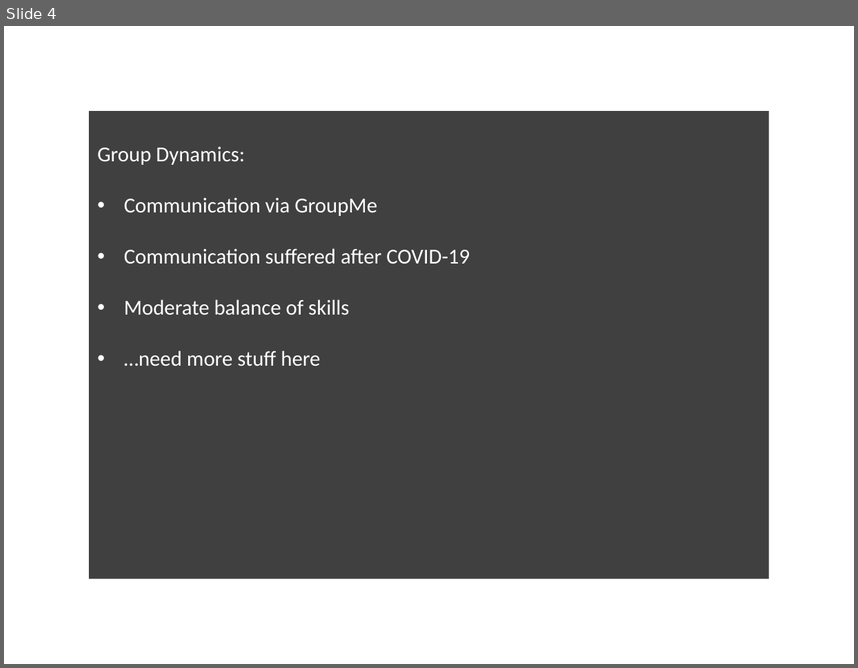
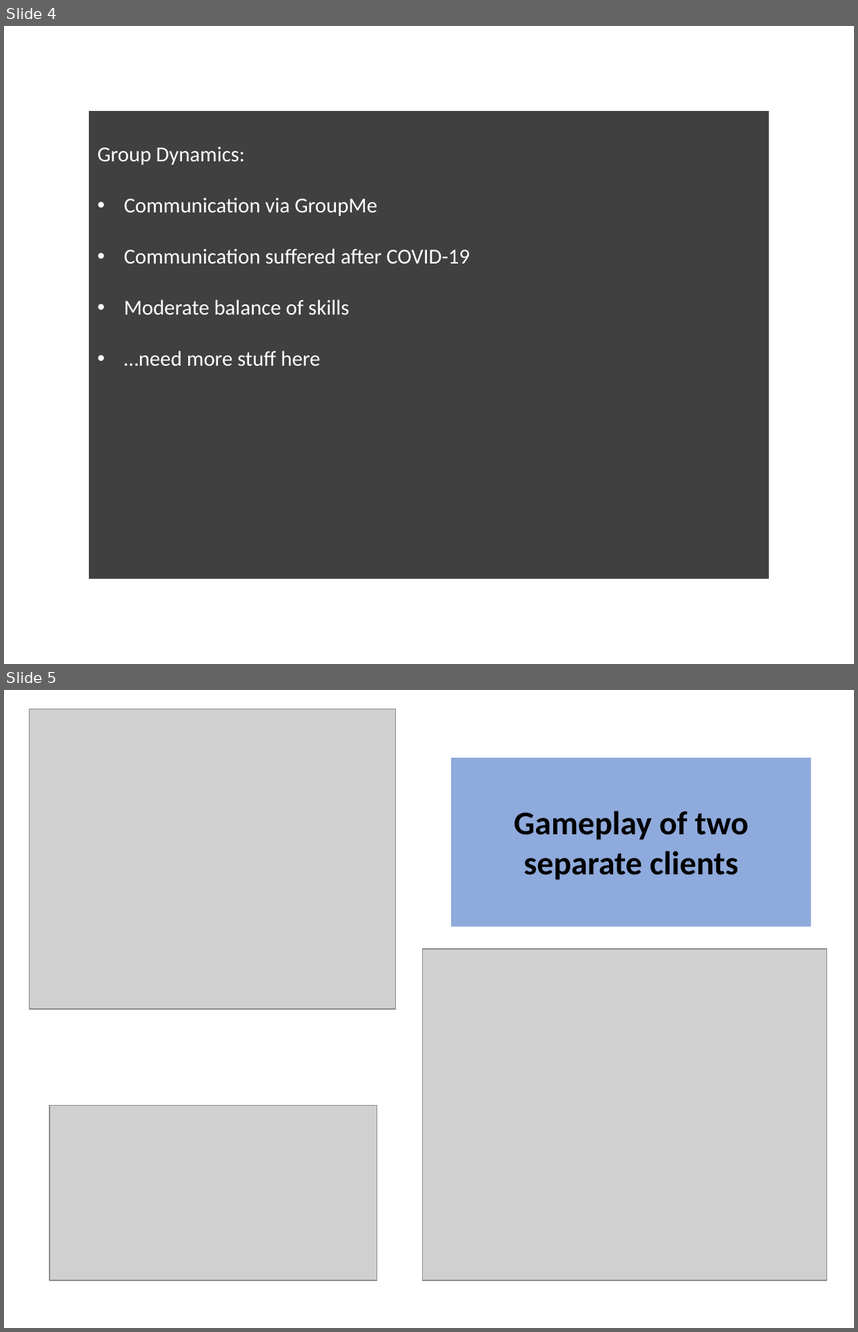
Before and after one commit to Randude14/FundamentalsPokerGame, a slide deck: Documentation/Group 002-5 Summary.pptx. Shown one above the other, each under a label of ours: slide 4 before the commit, slides 4 and 5 after it. The pictures are 858x668 and 858x1332 pixels, drawn with LibreOffice and Linux fonts; fonts in the diff are those of the drawing; grey boxes stand for pictures; background and template pictures are left out. Boxes give left, top, right and bottom in pixels: in the first picture for what was removed or moved away, otherwise in the second. Text is boxed around its words. In the diff, an @@ line names an element or a change of style, - is before the commit and + after.

Commit message:
Add gameplay slide

```diff
--- a/Documentation/Group 002-5 Summary.pptx
+++ b/Documentation/Group 002-5 Summary.pptx
@@ slide 5 added at <box>4,690,854,1328</box>, background picture (left out) @@
@@ picture added at <box>30,709,396,1009</box> @@
@@ rectangle added at <box>451,758,811,927</box>, fill #8FAADC, 28 pt, text #000000, bold @@
+Gameplay of two separate clients
@@ picture added at <box>422,949,827,1280</box> @@
@@ picture added at <box>50,1105,377,1280</box> @@
```
Also in this commit, not shown: 3 other files.
